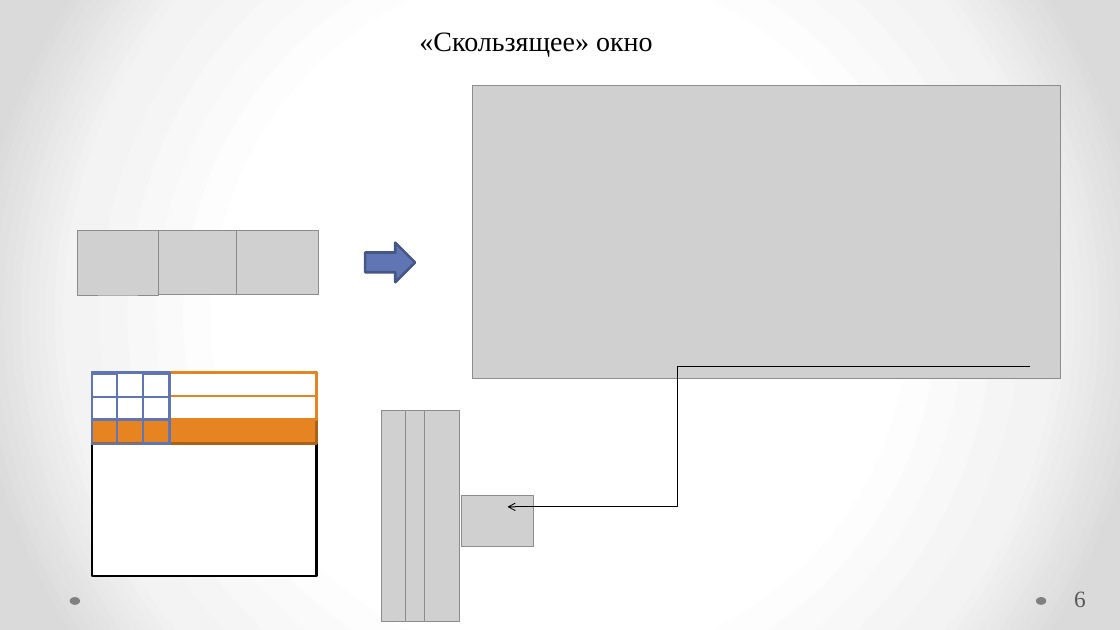
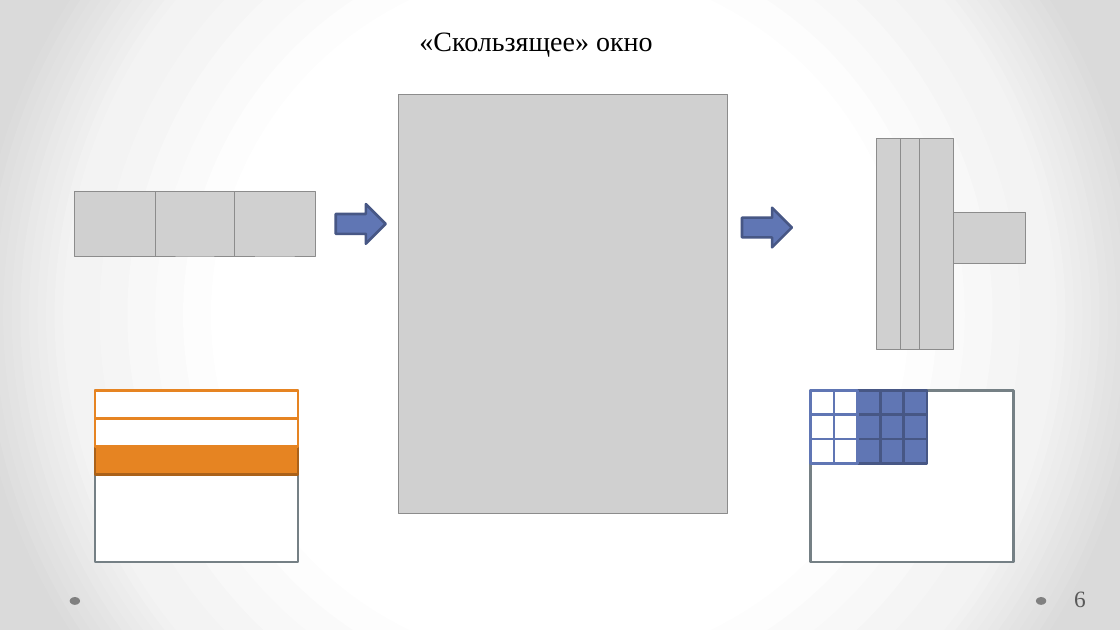
Before and after one commit to Radiophantom/master_yoda, a slide deck: slide 6 of VKR.pptx. Drawn at 1120x630 pixels with LibreOffice and Linux fonts; fonts in the diff are those of the drawing; grey boxes stand for pictures. Boxes give left, top, right and bottom in pixels: in the first picture for what was removed or moved away, otherwise in the second. Text is boxed around its words. In the diff, an @@ line names an element or a change of style, - is before the commit and + after.

```diff
--- a/VKR.pptx
+++ b/VKR.pptx
@@ picture removed at [472,85,1060,378] @@
@@ picture added at [399,94,728,513] @@
@@ 3 pictures: place and size @@
-3 pictures at [381,411,460,622]
+3 pictures at [876,139,954,350]
@@ picture: place and size @@
-picture at [77,230,159,295]
+picture at [75,192,156,256]
@@ picture: place and size @@
-picture at [159,230,237,294]
+picture at [155,192,234,255]
@@ picture: place and size @@
-picture at [237,230,318,294]
+picture at [234,192,316,255]
@@ right arrow: place and size @@
-right arrow at [365,243,415,282]
+right arrow at [336,204,386,244]
@@ right arrow added at [742,208,791,247], fill #6076B4, outline #475785 2.25 pt @@
@@ picture: place and size @@
-picture at [462,496,534,547]
+picture at [954,213,1025,264]
@@ rectangle removed at [92,373,170,444] @@
@@ rectangle removed at [92,373,170,397] @@
@@ rectangle removed at [92,373,116,444] @@
@@ rectangle removed at [117,373,143,444] @@
@@ rectangle removed at [143,373,170,444] @@
@@ elbow arrow removed from (854, 367) to (507, 507) @@
@@ line removed from (1031, 367) to (678, 367) @@
@@ rectangle removed at [92,397,170,420] @@
@@ rectangle: place and size @@
-rectangle at [92,397,317,420]
+rectangle at [95,391,298,418]
@@ rectangle: place and size @@
-rectangle at [92,373,317,397]
+rectangle at [95,418,298,446]
@@ rectangle: place and size @@
-rectangle at [92,373,317,576]
+rectangle at [95,391,298,562]
@@ rectangle at [95,391,298,562]: outline #000000 2.25 pt to #758085 2.25 pt @@
@@ rectangle added at [811,391,1014,562], fill #FFFFFF, outline #758085 2.25 pt @@
@@ rectangle: place and size @@
-rectangle at [92,420,317,444]
+rectangle at [95,447,298,475]
@@ group added at [811,391,928,464]: 15 rectangles @@
```
Also in this commit, not shown: 13 other slides changed, 3 slides added, 2 slides removed, 1 other file.
